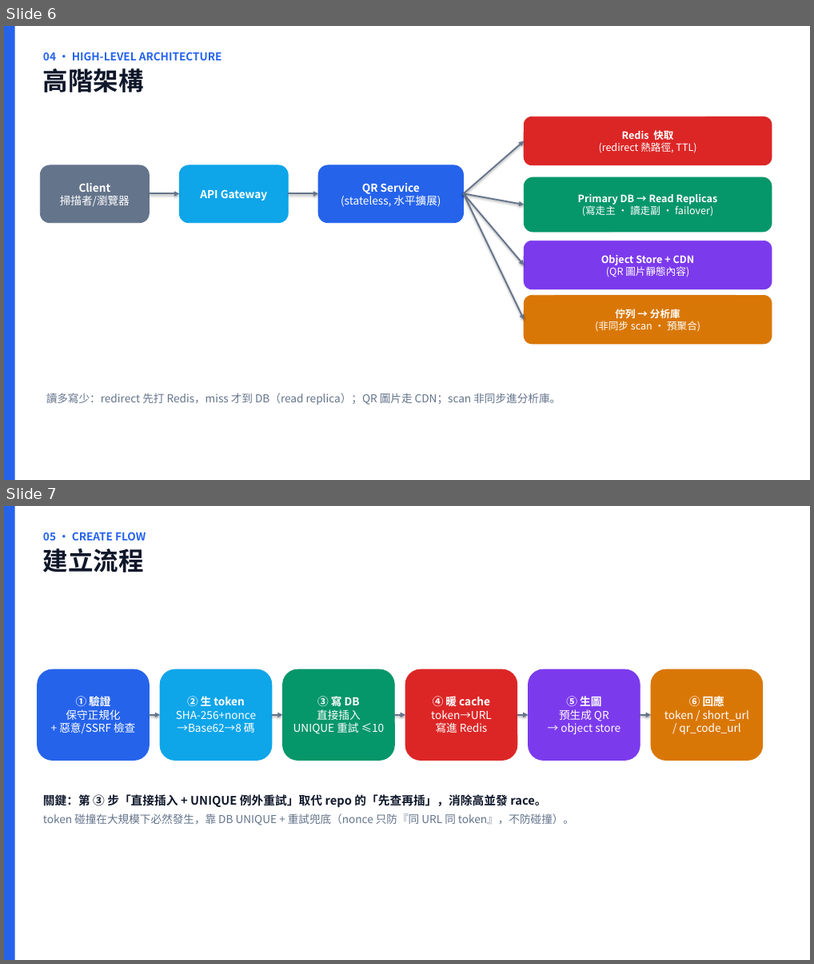
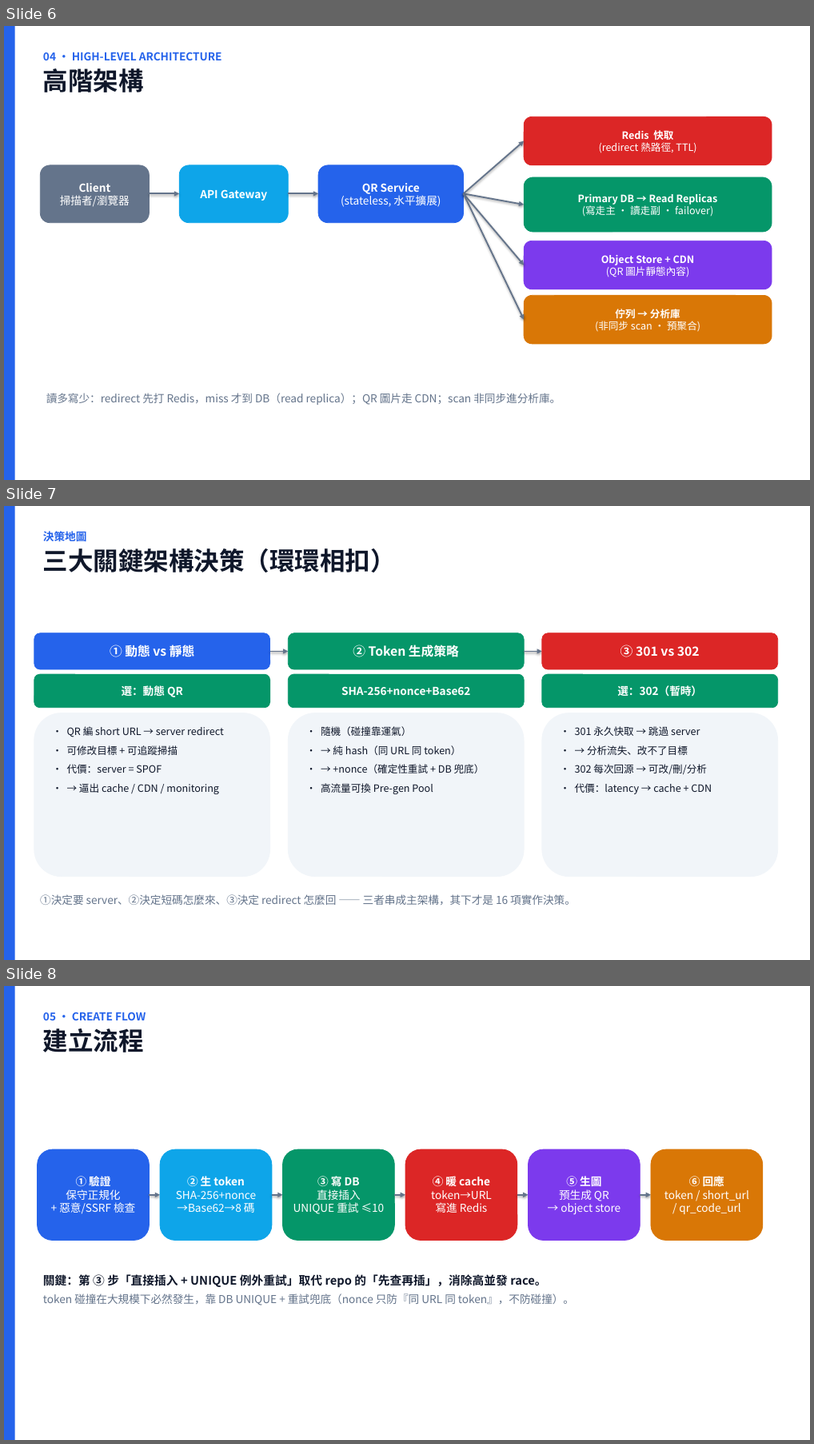
Before and after one commit to scolley31/system-design-demo, a slide deck: QR Code Generator/QR_Code_Generator.pptx. Shown one above the other, each under a label of ours: slides 6 and 7 before the commit, slides 6, 7 and 8 after it. The pictures are 814x964 and 814x1444 pixels, drawn with LibreOffice and Linux fonts; fonts in the diff are those of the drawing. Boxes give left, top, right and bottom in pixels: in the first picture for what was removed or moved away, otherwise in the second. Text is boxed around its words. In the diff, an @@ line names an element or a change of style, - is before the commit and + after.

```diff
--- a/QR Code Generator/QR_Code_Generator.pptx
+++ b/QR Code Generator/QR_Code_Generator.pptx
@@ slide 7 added at [4,506,810,960], background #FFFFFF @@
@@ rectangle added at [4,506,15,960], fill #2563EB @@
@@ text added at [43,530,396,572], 30 pt, text #0F172A, bold @@
+決策地圖
+三大關鍵架構決策（環環相扣）
@@ rounded rectangle added at [34,633,270,669], fill #2563EB, outline #2563EB 0.75 pt, 15 pt, text #FFFFFF, bold @@
+① 動態 vs 靜態
@@ rounded rectangle added at [288,633,524,669], fill #059669, outline #059669 0.75 pt, 15 pt, text #FFFFFF, bold @@
+② Token 生成策略
@@ rounded rectangle added at [542,633,778,669], fill #DC2626, outline #DC2626 0.75 pt, 15 pt, text #FFFFFF, bold @@
+③ 301 vs 302
@@ arrow added from (270, 651) to (288, 651), #64748B 1.75 pt @@
@@ arrow added from (524, 651) to (542, 651), #64748B 1.75 pt @@
@@ rounded rectangle added at [34,674,270,708], fill #059669, outline #059669 0.75 pt, 13 pt, text #FFFFFF, bold @@
+選：動態 QR
@@ rounded rectangle added at [288,674,524,708], fill #059669, outline #059669 0.75 pt, 13 pt, text #FFFFFF, bold @@
+SHA-256+nonce+Base62
@@ rounded rectangle added at [542,674,778,708], fill #059669, outline #059669 0.75 pt, 13 pt, text #FFFFFF, bold @@
+選：302（暫時）
@@ rounded rectangle added at [34,713,270,876], fill #F1F5F9, outline #F1F5F9 0.75 pt @@
@@ rounded rectangle added at [288,713,524,876], fill #F1F5F9, outline #F1F5F9 0.75 pt @@
@@ rounded rectangle added at [542,713,778,876], fill #F1F5F9, outline #F1F5F9 0.75 pt @@
@@ text added at [67,726,224,794], 12 pt, text #0F172A @@
+• QR 編 short URL → server redirect
+• 可修改目標 + 可追蹤掃描
+• 代價：server = SPOF
+• → 逼出 cache / CDN / monitoring
@@ text added at [321,726,485,794], 12 pt, text #0F172A @@
+• 隨機（碰撞靠運氣）
+• → 純 hash（同 URL 同 token）
+• → +nonce（確定性重試 + DB 兜底）
+• 高流量可換 Pre-gen Pool
@@ text added at [575,726,712,794], 12 pt, text #0F172A @@
+• 301 永久快取 → 跳過 server
+• → 分析流失、改不了目標
+• 302 每次回源 → 可改/刪/分析
+• 代價：latency → cache + CDN
@@ text added at [40,894,576,904], 13 pt, text #64748B @@
+①決定要 server、②決定短碼怎麼來、③決定 redirect 怎麼回 —— 三者串成主架構，其下才是 16 項實作決策。
@@ what was slide 7 is now slide 8 @@
```
Also in this commit, not shown: 2 other files.
